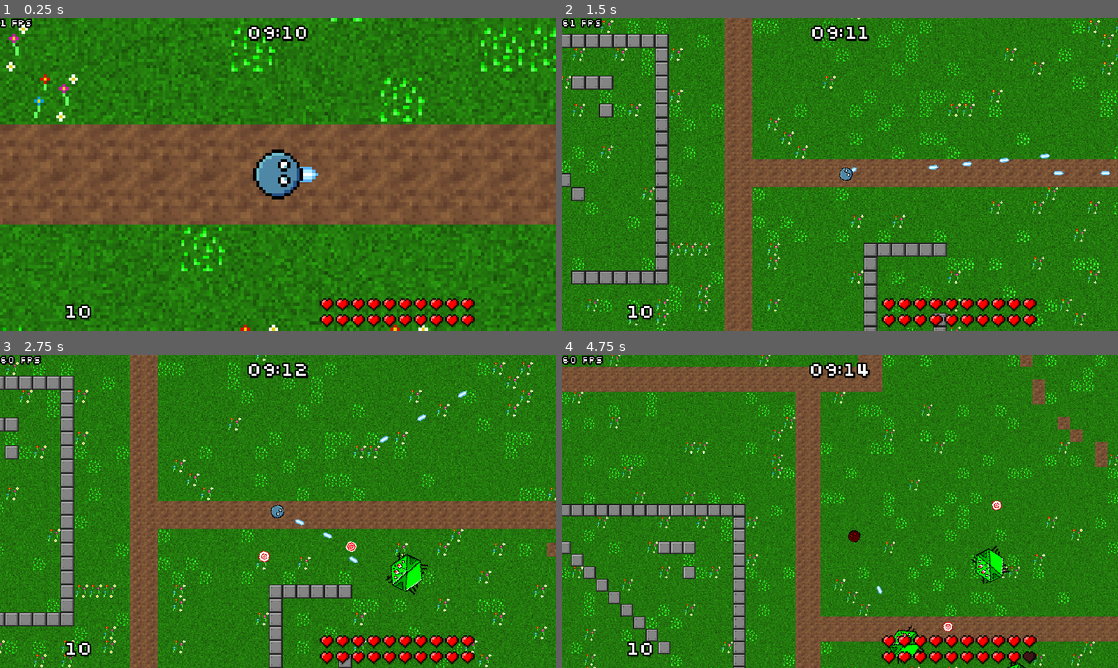
Above: before the commit, frames 1-4 (two rows, left to right).
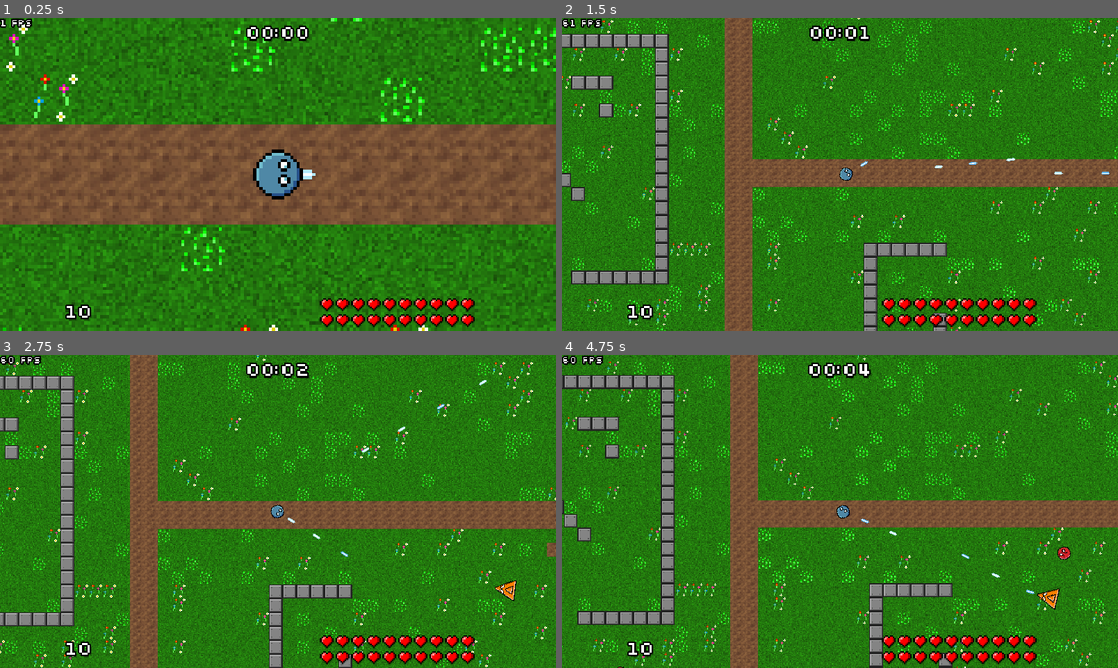
Above: after the commit, the same moments.

Repository: veprogames/top-down-incremental
Game: Godot game, scene res://level/level.tscn
Two runs of this game, one before a commit and one after it. Both use one fixed random seed, a clock stepped at 60 frames per second and the inputs below.
Inputs (mouse positions are in pixels of both pictures, inside the frame that each line leads up to):
- Up to frame 1 (0.25 s): no input
- Up to frame 2 (1.5 s): move the mouse to (867, 174) at 0.52 s; move the mouse to (812, 174) at 1.27 s
- Up to frame 3 (2.75 s): move the mouse to (289, 505) at 2.02 s
- Up to frame 4 (4.75 s): move the mouse to (834, 517) at 2.77 s; move the mouse to (878, 514) at 3.52 s; move the mouse to (795, 508) at 4.27 s

The runs differ from the first frame. In frame 1, 0.3% of the frame differs, in the area x 44-58%, y 2-53%; in frame 2, 0.4%; in frame 3, 1.3%; in frame 4, 52%, in the area x 0-100%, y 0-100%.

Commit message:
increase move firerate boost, remove old bullet.png and tweak player bullet sprite

Diff:
--- a/bullet/player/bullet_player.tscn
+++ b/bullet/player/bullet_player.tscn
@@ -33,3 +33,4 @@
 
 [node name="AnimatedSprite" parent="." index="0"]
 sprite_frames = SubResource("SpriteFrames_lul23")
+autoplay = "default"
--- a/level/level.gd
+++ b/level/level.gd
@@ -1,7 +1,7 @@
 class_name Level
 extends Node2D
 
-var time: float = 550.0
+var time: float = 0.0
 
 @onready var enemies: Node2D = $Enemies
 @onready var gems: Node2D = $Gems
--- a/player/player.gd
+++ b/player/player.gd
@@ -53,7 +53,7 @@
 	velocity = move_velocity + secondary_velocity
 	move_velocity = Vector2.ZERO
 
-	var additional_firerate: float = 0.0125 * velocity.length()
+	var additional_firerate: float = 0.02 * velocity.length()
 	shoot_timer += (5 + additional_firerate) * delta
 
 	# prevent jittering by only rotating at a min. velocity
Binary file changed: bullet/bullet.png
Not shown, changed: bullet/bullet.png.import
Binary file changed: bullet/player/bullet_player.png
Not shown, changed: bullet/player/bullet_player.pxo
